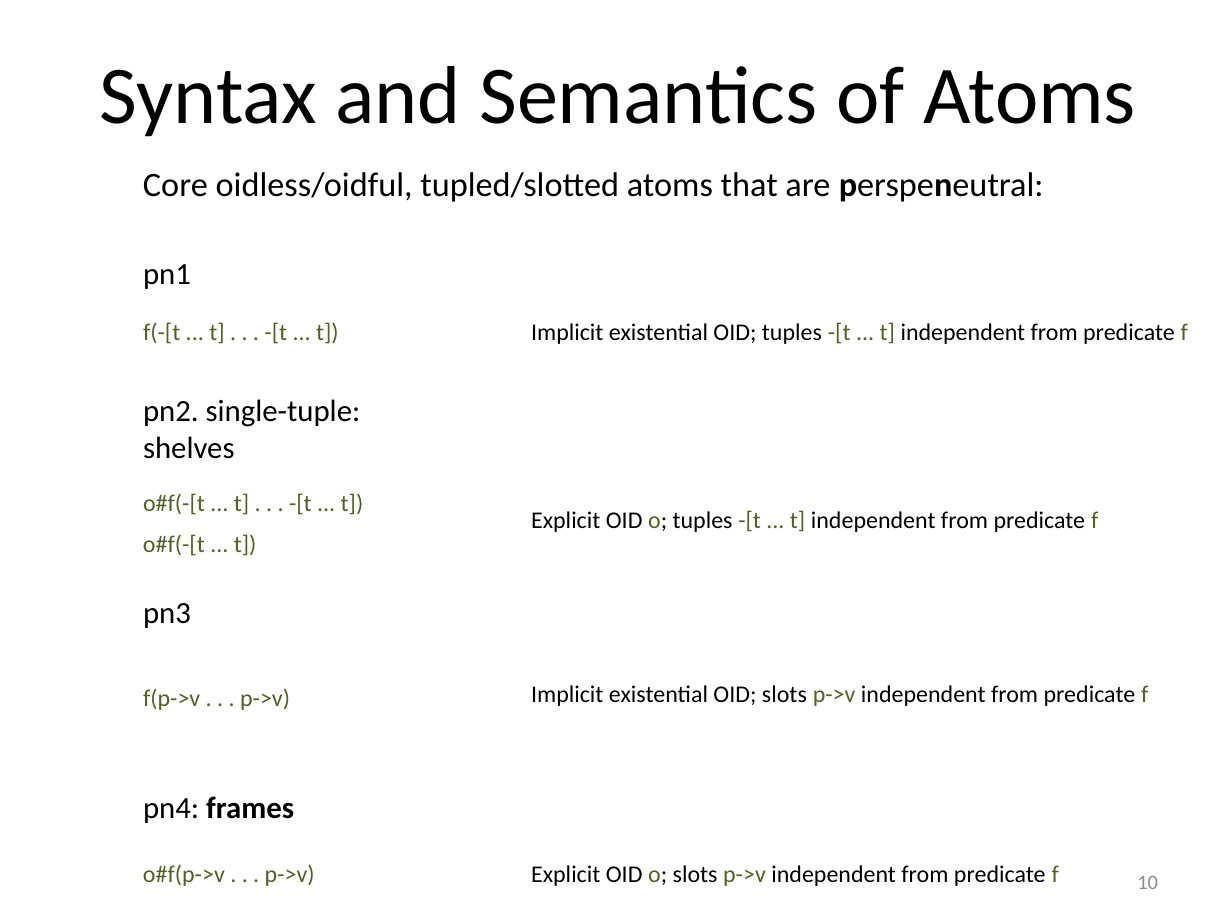
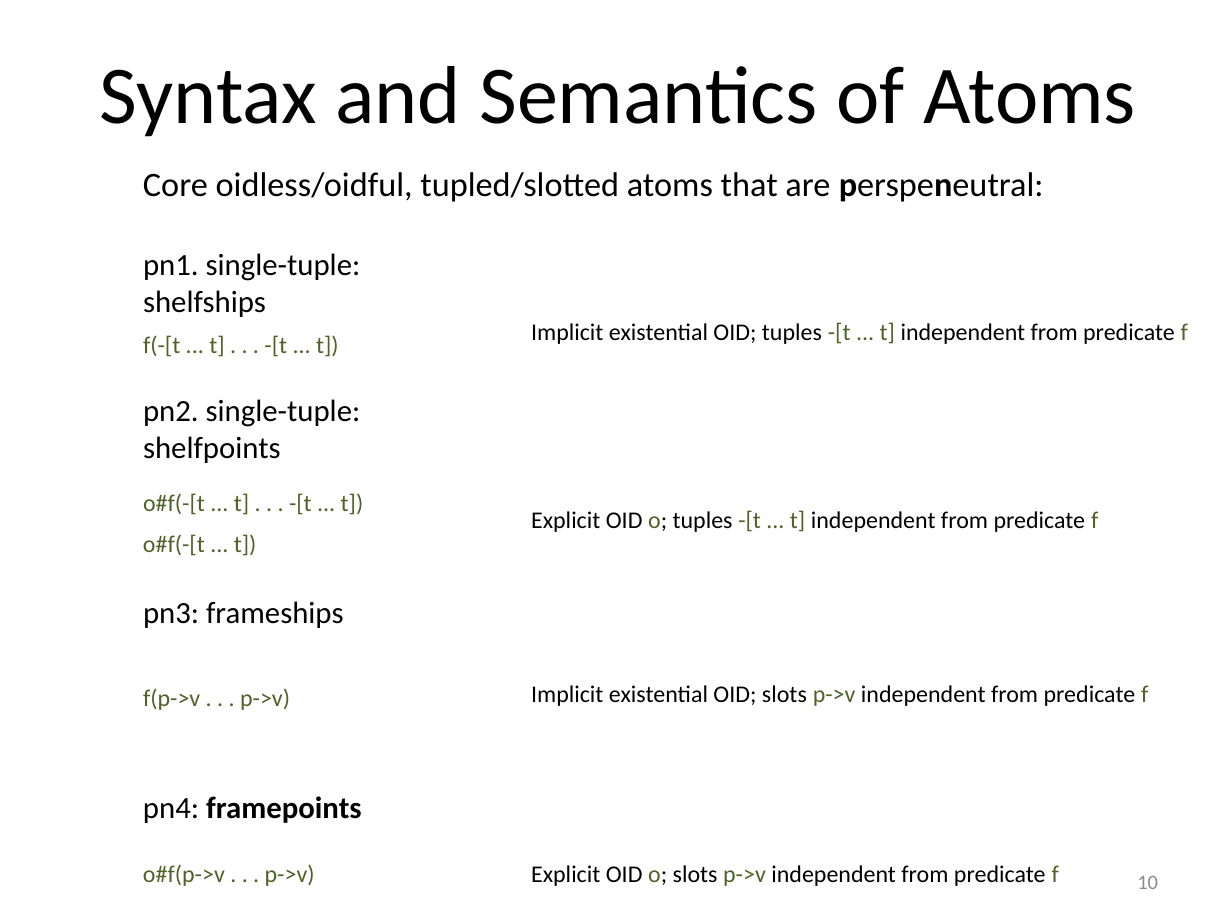
Before and after one commit to RuleML/ruleml-website, a slide deck: slide 10 of talks/PSOAMetamodelGrailogWedding.pptx. Drawn at 1232x924 pixels with LibreOffice and Linux fonts; fonts in the diff are those of the drawing. Boxes give left, top, right and bottom in pixels: in the first picture for what was removed or moved away, otherwise in the second. Text is boxed around its words. In the diff, an @@ line names an element or a change of style, - is before the commit and + after.

```diff
--- a/talks/PSOAMetamodelGrailogWedding.pptx
+++ b/talks/PSOAMetamodelGrailogWedding.pptx
@@ text at (x1=143, y1=253, x2=361, y2=317): text changed @@
-pn1
+pn1. single-tuple:
+shelfships
@@ text "f(-[t ... t] . . ..." moved from (x1=143, y1=322, x2=339, y2=344) to (x1=143, y1=335, x2=339, y2=357) @@
@@ text at (x1=143, y1=436, x2=281, y2=463): text changed @@
-shelves
+shelfpoints
@@ text at (x1=143, y1=601, x2=343, y2=628): text changed @@
-pn3
+pn3: frameships
@@ text at (x1=143, y1=796, x2=361, y2=823): text changed @@
-pn4: frames
+pn4: framepoints
```
Also in this commit, not shown: 9 other slides changed, 1 other file.
